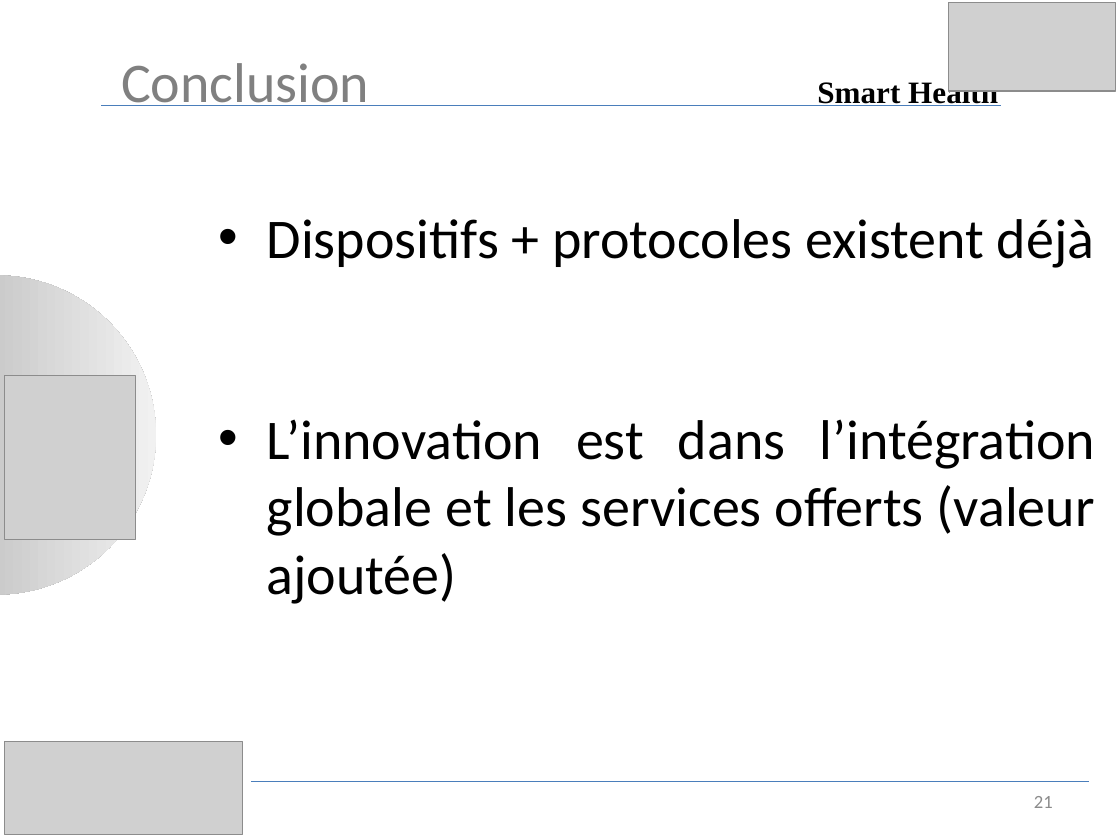
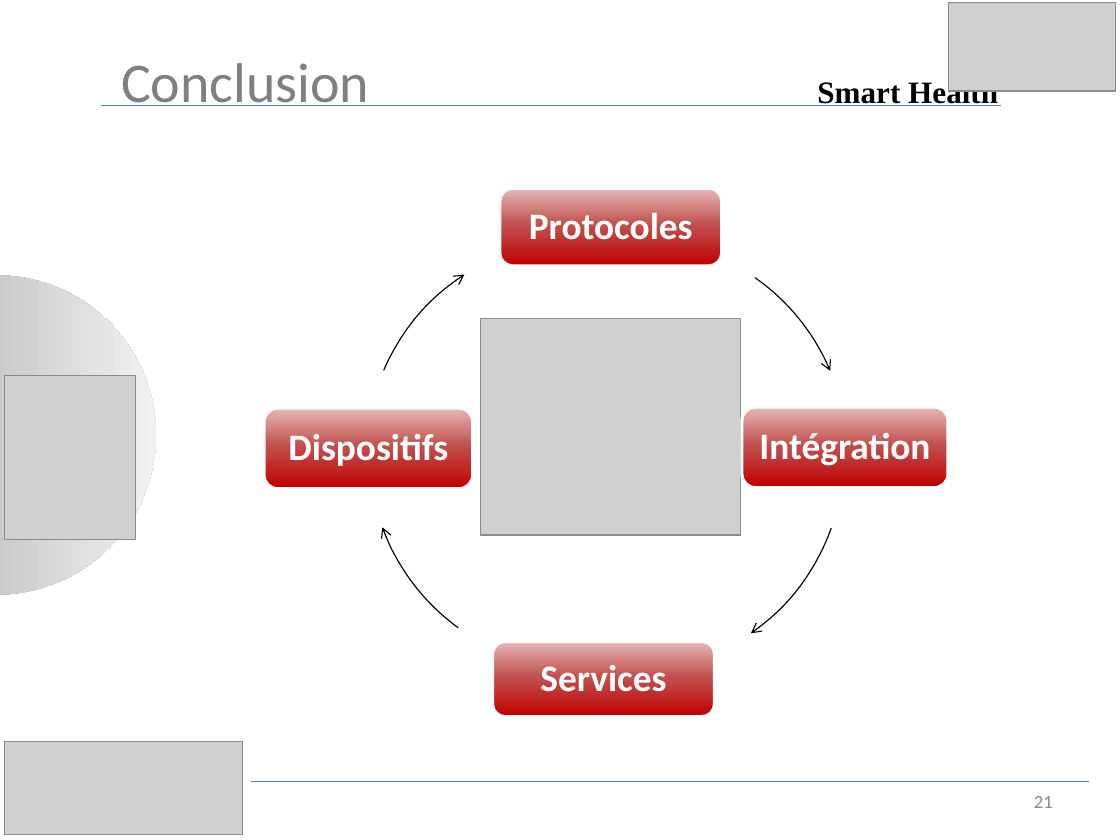
Before and after one commit to MaoAlex/INF6404A, a slide deck: slide 21 of Presentation/presentationSmartHealth.pptx. Drawn at 1120x840 pixels with LibreOffice and Linux fonts; fonts in the diff are those of the drawing; grey boxes stand for pictures. Boxes give left, top, right and bottom in pixels: in the first picture for what was removed or moved away, otherwise in the second. Text is boxed around its words. In the diff, an @@ line names an element or a change of style, - is before the commit and + after.

Commit message:
version final du ppt

```diff
--- a/Presentation/presentationSmartHealth.pptx
+++ b/Presentation/presentationSmartHealth.pptx
@@ freeform shape added at (500,188,721,265), fill gradient #E6B9B8 to #C0504D to #C00000, outline #FFFFFF 2 pt, 24 pt, text #FFFFFF, bold @@
+Protocoles
@@ text removed at (267,219,1095,604) @@
-• Dispositifs + protocoles existent déjà
-• L’innovation est dans l’intégration globale et les services offerts (valeur ajoutée)
@@ freeform shape added at (370,237,801,669), outline #000000 0.75 pt @@
@@ freeform shape added at (416,239,847,670), outline #000000 0.75 pt @@
@@ freeform shape added at (366,240,797,671), outline #000000 0.75 pt @@
@@ freeform shape added at (412,240,843,671), outline #000000 0.75 pt @@
@@ picture added at (480,318,740,534) @@
@@ freeform shape added at (264,408,473,488), fill gradient #E6B9B8 to #C0504D to #C00000, outline #FFFFFF 2 pt, 24 pt, text #FFFFFF, bold @@
+Dispositifs
@@ freeform shape added at (741,408,948,488), fill gradient #E6B9B8 to #C0504D to #C00000, outline #FFFFFF 2 pt, 24 pt, text #FFFFFF, bold @@
+Intégration
@@ freeform shape added at (493,642,715,717), fill gradient #E6B9B8 to #C0504D to #C00000, outline #FFFFFF 2 pt, 24 pt, text #FFFFFF, bold @@
+Services
```
Also in this commit, not shown: 11 other slides changed.
